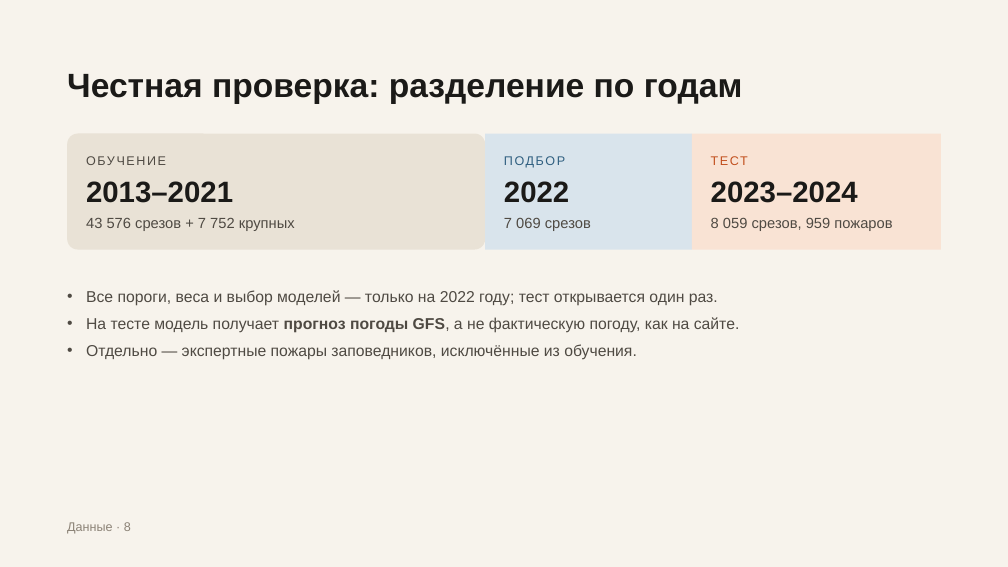
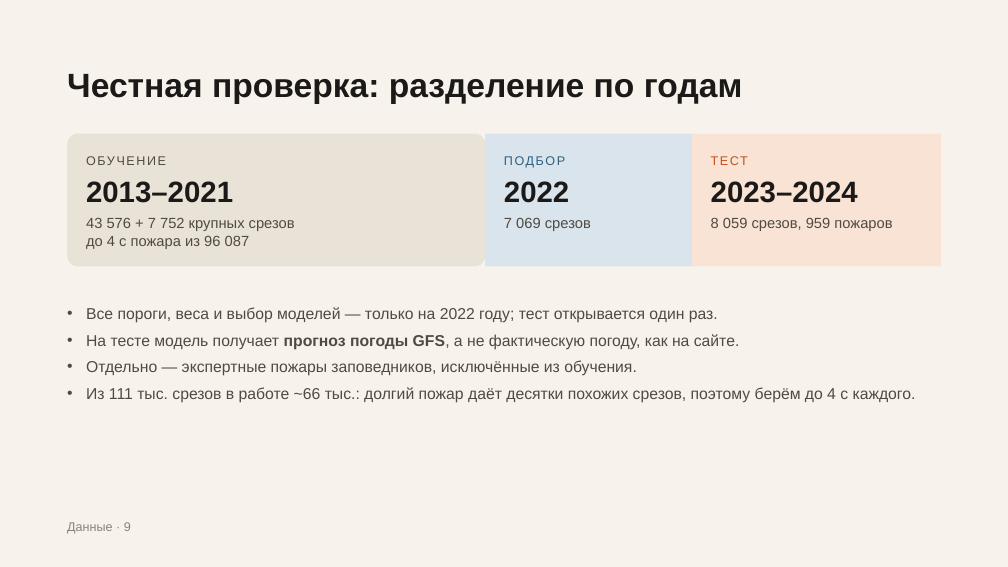
Before and after one commit to Bekabaev/fire_proj, a slide deck: slide 9 of presentation/presentation_editable.pptx (slide 8 before the commit). Drawn at 1008x567 pixels with LibreOffice and Linux fonts; fonts in the diff are those of the drawing. Boxes give left, top, right and bottom in pixels: in the first picture for what was removed or moved away, otherwise in the second. Text is boxed around its words. In the diff, an @@ line names an element or a change of style, - is before the commit and + after.

```diff
--- a/presentation/presentation_editable.pptx
+++ b/presentation/presentation_editable.pptx
@@ rounded rectangle: place and size @@
-rounded rectangle at box(67, 134, 485, 250)
+rounded rectangle at box(67, 134, 485, 267)
@@ rounded rectangle at box(67, 134, 485, 267): proportions changed @@
@@ rectangle: place and size @@
-rectangle at box(485, 134, 692, 250)
+rectangle at box(485, 134, 692, 267)
@@ rectangle: place and size @@
-rectangle at box(692, 134, 941, 250)
+rectangle at box(692, 134, 941, 267)
@@ text at box(86, 218, 295, 249): text changed @@
-43 576 срезов + 7 752 крупных
+43 576 + 7 752 крупных срезов
+до 4 с пожара из 96 087
@@ 3 texts: place and size @@
-3 texts at box(86, 290, 740, 360)
+3 texts at box(86, 307, 740, 376)
@@ text added at box(86, 387, 916, 403), 15 pt, text #4F4A43 @@
+• Из 111 тыс. срезов в работе ~66 тыс.: долгий пожар даёт десятки похожих срезов, поэтому берём до 4 с каждого.
```
Also in this commit, not shown: 14 other slides changed, 9 slides added, 1 slide removed, 24 other files.
